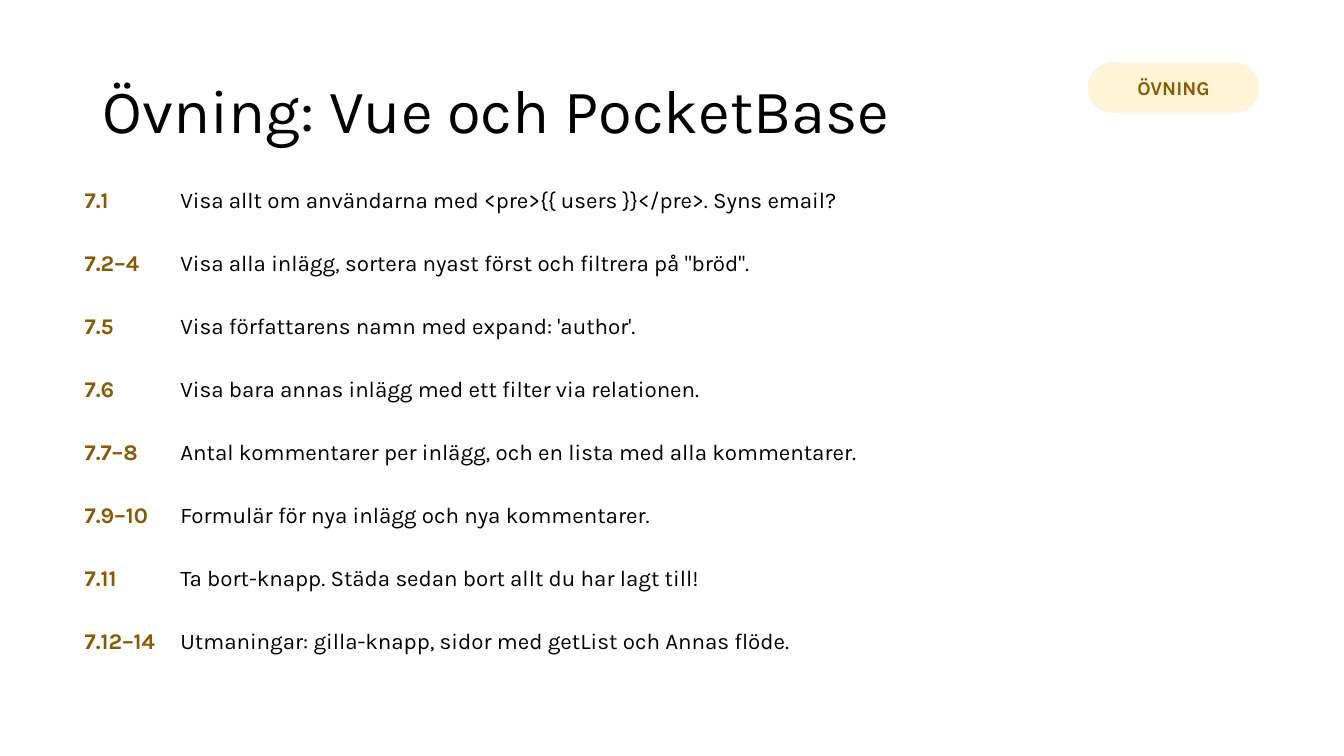
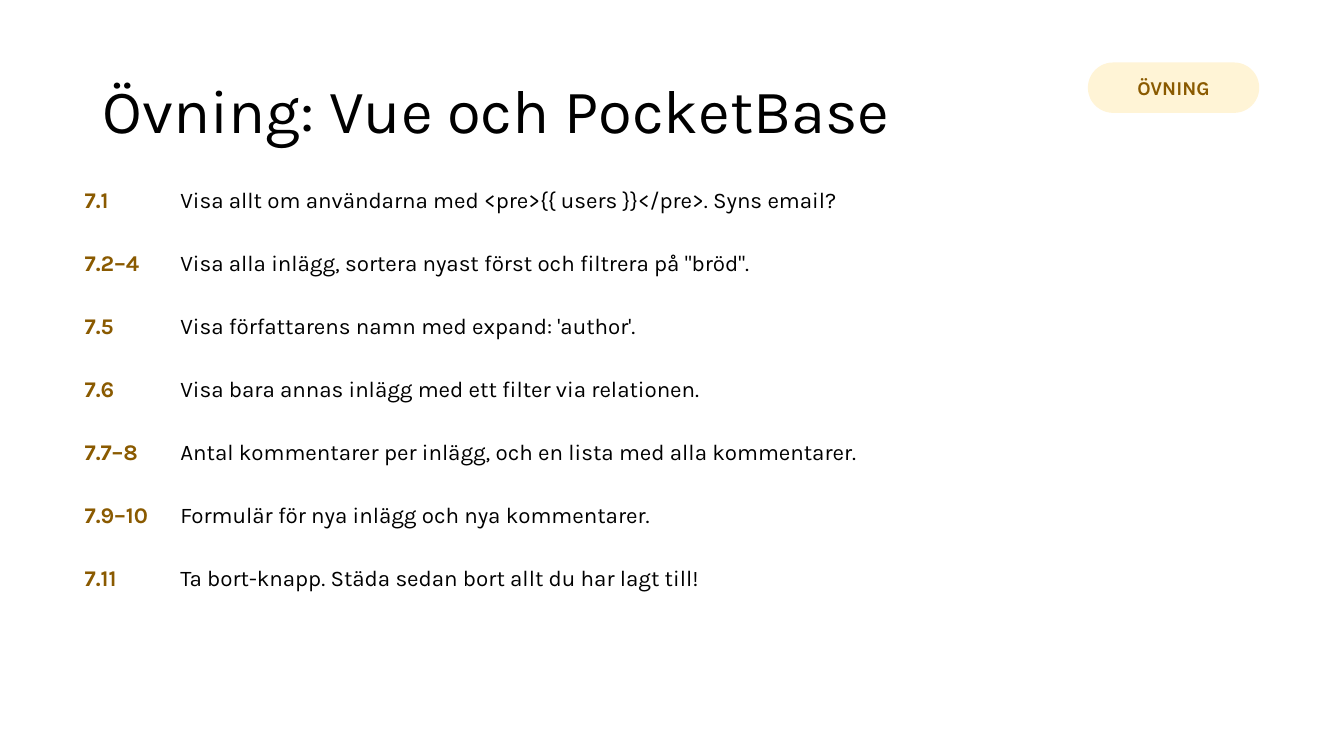
Before and after one commit to abbjetmus/pocketbase-flutter-kurs, a slide deck: slide 28 of Databaser och mobilapputveckling - sammanfattning.pptx. Drawn at 1344x756 pixels with LibreOffice and Linux fonts; fonts in the diff are those of the drawing. Boxes give left, top, right and bottom in pixels: in the first picture for what was removed or moved away, otherwise in the second. Text is boxed around its words. In the diff, an @@ line names an element or a change of style, - is before the commit and + after.

Commit message:
Fix formatting in installation instructions for PocketBase and update answers in solutions for clarity.

```diff
--- a/Databaser och mobilapputveckling - sammanfattning.pptx
+++ b/Databaser och mobilapputveckling - sammanfattning.pptx
@@ text removed at box(85, 634, 155, 649) @@
-7.12–14
@@ text removed at box(180, 633, 789, 655) @@
-Utmaningar: gilla-knapp, sidor med getList och Annas flöde.
```
Also in this commit, not shown: 2 other slides changed, 2 other files.
